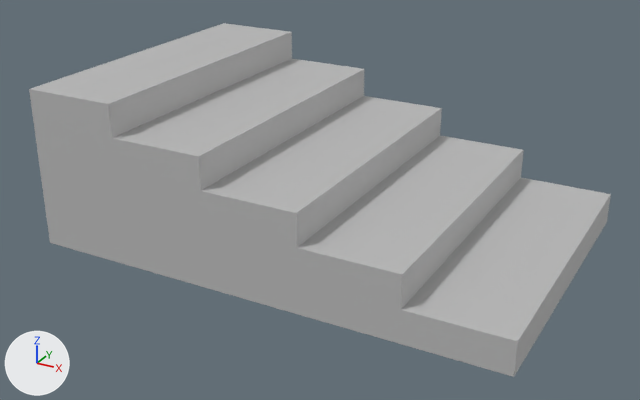
The FBX model Assets/MotherDuckLEVELS/Team001Teachers-PolyWoodside/Meshes/Foundation_Stairs_002_2x3x1.fbx, before and after one commit.
One viewpoint serves both versions: a camera (50 mm lens) standing at (0.9, -4.57, 2.49) and looking at (-1.54, -0.14, 0.27). Arrows for +X, +Y and +Z are at lower left; the lights stay in place. Where no turn or scale is listed for an object, it has been applied to the vertices.

In view in the first picture: 'Foundation_Stairs_002_2x3x1'.
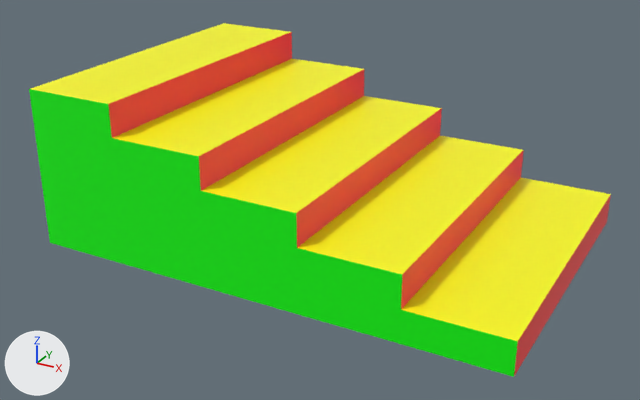
The newer file is also turned or shifted as a whole; pictures and numbers use the older file's frame.

Boxes [x1, y1, x2, y2] around the edits, measured in the pictures (640 x 400 px):
part 1 of me_mesh, recoloured (grey to yellow): [31, 23, 290, 104] in both
part 2 of me_mesh, recoloured (grey to yellow): [113, 59, 363, 156] in both
part 3 of me_mesh, recoloured (grey to yellow): [202, 96, 441, 213] in both
part 4 of me_mesh, recoloured (grey to yellow): [298, 136, 523, 274] in both
part 5 of me_mesh, recoloured (grey to yellow): [401, 178, 611, 341] in both
part 6 of me_mesh, recoloured (grey to red): [108, 32, 292, 138] in both
part 7 of me_mesh, recoloured (grey to red): [199, 69, 364, 191] in both
part 8 of me_mesh, recoloured (grey to red): [296, 108, 442, 248] in both
part 9 of me_mesh, recoloured (grey to red): [401, 150, 524, 309] in both
part 10 of me_mesh, recoloured (grey to red): [514, 195, 611, 376] in both
part 11 of me_mesh, recoloured (grey to green): [29, 89, 518, 377] in both

Diff of the bpy script that builds the scene:
```diff
--- a/Assets/MotherDuckLEVELS/Team001Teachers-PolyWoodside/Meshes/Foundation_Stairs_002_2x3x1.fbx.py
+++ b/Assets/MotherDuckLEVELS/Team001Teachers-PolyWoodside/Meshes/Foundation_Stairs_002_2x3x1.fbx.py
@@ mat_lambert4 @@
+mat_lambert4 = principled_material('lambert4')
+mat_lambert4.base_color = (0.0, 1.0, 0.0)  # green #00ff00
@@ mat_lambert3 @@
+mat_lambert3 = principled_material('lambert3')
+mat_lambert3.base_color = (1.0, 1.0, 0.0)  # yellow #ffff00
@@ mat_lambert2 @@
+mat_lambert2 = principled_material('lambert2')
+mat_lambert2.base_color = (1.0, 0.0, 0.0)  # red #ff0000
@@ me_mesh @@
 me_mesh.from_pydata(...)  # 32 vertices, 31 faces; spans x -3.0..0.0, y -1.0..1.0, z 0.0..1.0
 # used by ob_foundation_stairs_002_2x3x1; location = (0.0, 0.0, 0.0)
+# me_mesh part 1: the 1 face centred in x -2.7, y 0.0, z 1.0 switches from mat_lambert1 (grey #bcbcbc) to mat_lambert3 (yellow #ffff00)
+# me_mesh part 2: the 1 face centred in x -2.1, y 0.0, z 0.8 switches from mat_lambert1 (grey #bcbcbc) to mat_lambert3 (yellow #ffff00)
+# me_mesh part 3: the 1 face centred in x -1.5, y 0.0, z 0.6 switches from mat_lambert1 (grey #bcbcbc) to mat_lambert3 (yellow #ffff00)
+# me_mesh part 4: the 1 face centred in x -0.9, y 0.0, z 0.4 switches from mat_lambert1 (grey #bcbcbc) to mat_lambert3 (yellow #ffff00)
+# me_mesh part 5: the 1 face centred in x -0.3, y 0.0, z 0.2 switches from mat_lambert1 (grey #bcbcbc) to mat_lambert3 (yellow #ffff00)
+# me_mesh part 6: the 1 face centred in x -2.4, y 0.0, z 0.9 switches from mat_lambert1 (grey #bcbcbc) to mat_lambert2 (red #ff0000)
+# me_mesh part 7: the 1 face centred in x -1.8, y 0.0, z 0.7 switches from mat_lambert1 (grey #bcbcbc) to mat_lambert2 (red #ff0000)
+# me_mesh part 8: the 1 face centred in x -1.2, y 0.0, z 0.5 switches from mat_lambert1 (grey #bcbcbc) to mat_lambert2 (red #ff0000)
+# me_mesh part 9: the 1 face centred in x -0.6, y 0.0, z 0.3 switches from mat_lambert1 (grey #bcbcbc) to mat_lambert2 (red #ff0000)
+# me_mesh part 10: the 1 face centred in x 0.0, y 0.0, z 0.1 switches from mat_lambert1 (grey #bcbcbc) to mat_lambert2 (red #ff0000)
+# me_mesh part 11: 21 of the faces centred in x -3.0..-0.2, y -1.0..1.0, z 0.07..0.93 switch from mat_lambert1 (grey #bcbcbc) to mat_lambert4 (green #00ff00)
+me_mesh.materials.append(mat_lambert3)  # yellow #ffff00
+me_mesh.materials.append(mat_lambert2)  # red #ff0000
```
